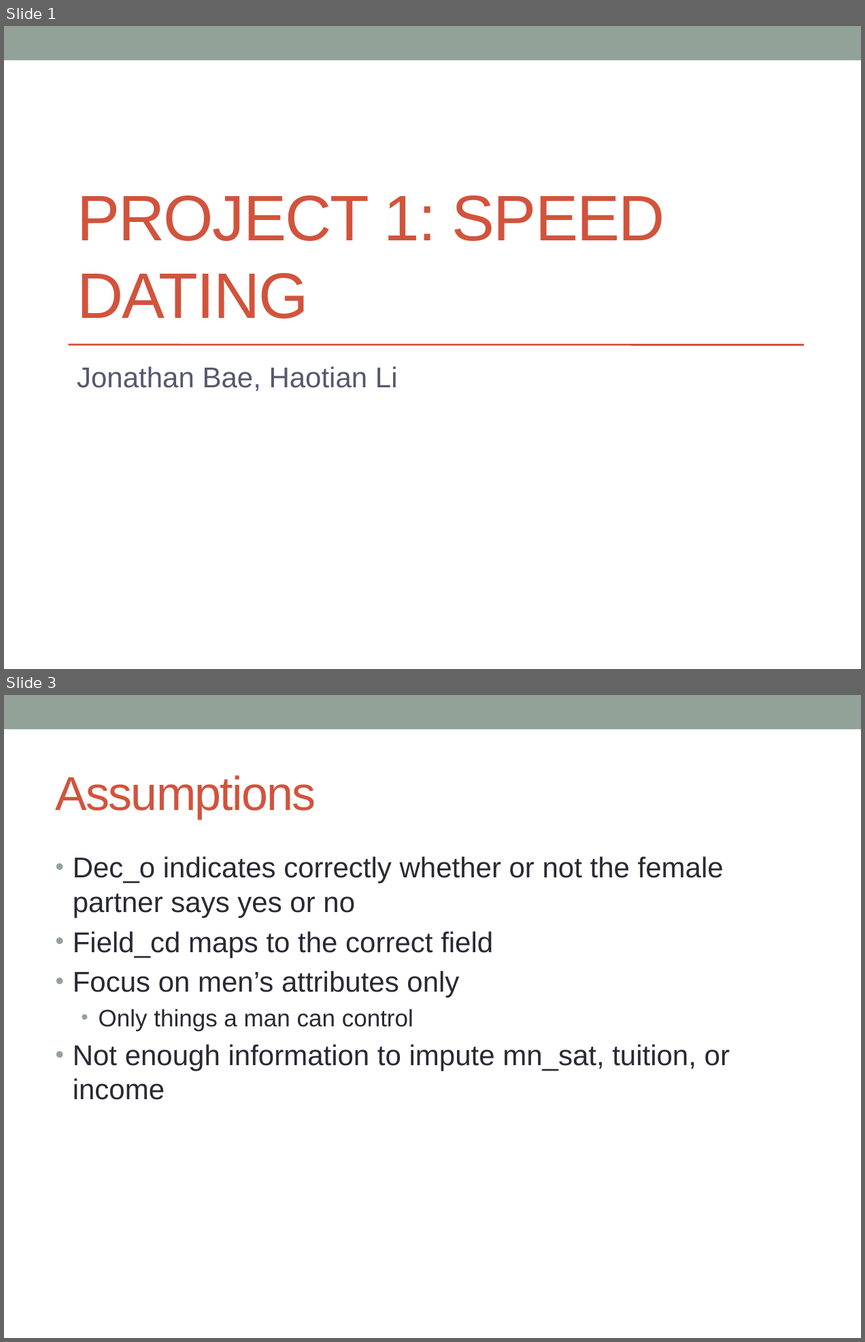
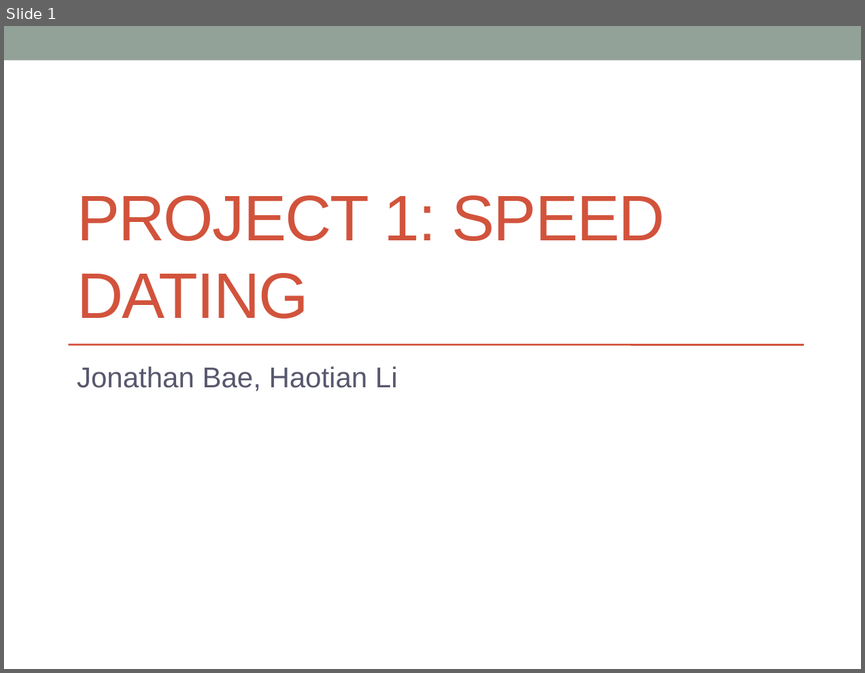
Before and after one commit to jonathanbae/4559Project1, a slide deck: baej.lih.project-1 Presentation.pptx. Shown one above the other, each under a label of ours: slides 1 and 3 before the commit, slide 1 after it; the slides between them are not shown. The pictures are 865x1342 and 865x673 pixels, drawn with LibreOffice and Linux fonts; fonts in the diff are those of the drawing. Boxes give left, top, right and bottom in pixels: in the first picture for what was removed or moved away, otherwise in the second. Text is boxed around its words. In the diff, an @@ line names an element or a change of style, - is before the commit and + after.

```diff
--- a/baej.lih.project-1 Presentation.pptx
+++ b/baej.lih.project-1 Presentation.pptx
@@ slide 3 removed at (4,695,861,1338), background #FFFFFF; not listed: 1 template element that a slide beside it also shows @@
@@ title removed at (56,775,316,819) @@
-Assumptions
@@ text removed at (73,856,730,1100) @@
-• Dec_o indicates correctly whether or not the female partner says yes or no
-• Field_cd maps to the correct field
-• Focus on men’s attributes only
-  • Only things a man can control
-• Not enough information to impute mn_sat, tuition, or income
```
Also in this commit, not shown: 4 slides changed, 3 slides added, 6 other slides removed, 1 other file.
